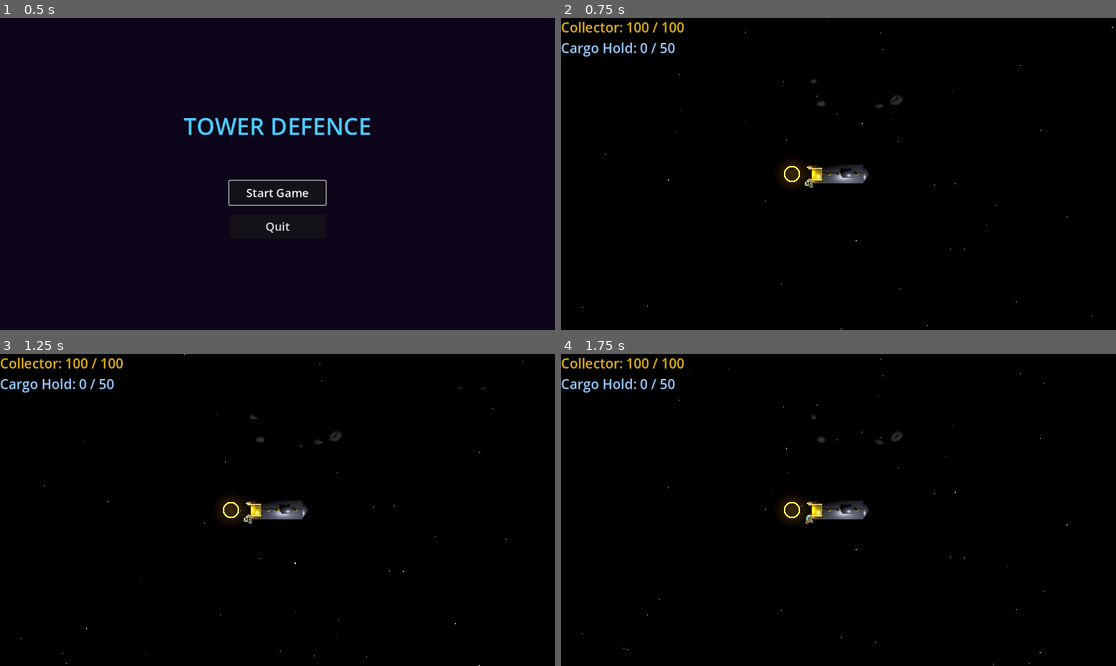
Above: before the commit, frames 1-4 (two rows, left to right).
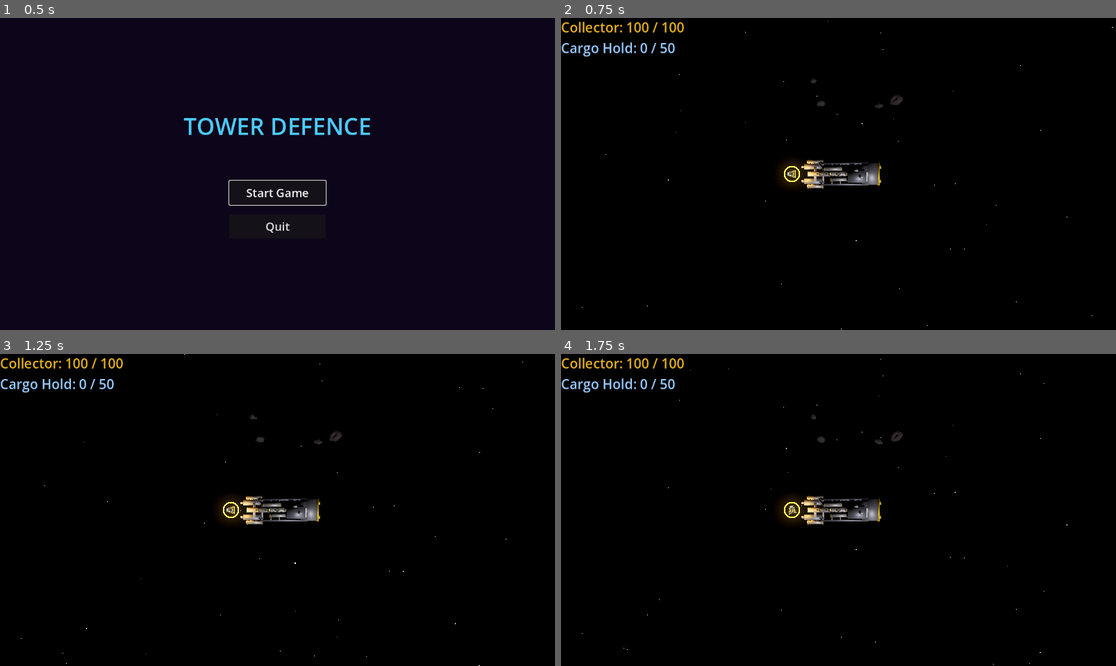
Above: after the commit, the same moments.

Repository: rgjhawkins/towerdefence
Game: Godot game, scene res://main_menu.tscn
Same seed, same stepped clock (60 frames per second), same inputs: the game is played once before the commit and once after it.
Inputs:
- Up to frame 1 (0.5 s): no input
- Up to frame 2 (0.75 s): click "Start Game" at 0.5 s
- Up to frame 3 (1.25 s): no input
- Up to frame 4 (1.75 s): hold D from 1.28 s (still down)

Frame 1 is identical in both runs. In frame 2, 0.9% of the frame differs, in the area x 40-58%, y 45-55%; in frame 3, 0.9%; in frame 4, 0.9%.

Commit message:
Add spotlight turret, industrial mothership model, and platform spawn
- New SpotlightTurret: tracks nearest asteroid, illuminates with SpotLight3D
- Mounted on front underside of collector ship (hardpoint C)
- Regen mothership model with industrial design (I-beam spine, prow, cargo bay skeleton, engine pods)
- Update TurretMount Y positions to 1.5 to match new spine height
- Collector now spawns on the DockingRing platform instead of hardcoded position

Co-Authored-By: Claude Sonnet 4.6 <noreply@anthropic.com>

Diff:
--- a/collector_ship.gd
+++ b/collector_ship.gd
@@ -210,6 +210,12 @@
 	get_node("Ship").add_child(_hardpoint_b)
 	_hardpoint_b.add_child(MachinegunTurret.new())
 
+	# Hardpoint C — spotlight on the front underside
+	var hardpoint_c := Node3D.new()
+	hardpoint_c.position = Vector3(0.0, -0.15, -0.45)
+	get_node("Ship").add_child(hardpoint_c)
+	hardpoint_c.add_child(SpotlightTurret.new())
+
 
 func _process_tractor_beam(delta: float) -> void:
 	var scrap_pieces := get_tree().get_nodes_in_group("scrap")
--- a/game_manager.gd
+++ b/game_manager.gd
@@ -55,6 +55,8 @@
 			var cargo_bay   := mothership.get_node_or_null("CargoBay") as Node3D
 			if landing_pad:
 				collector_ship.parking_bay_node = landing_pad
+				collector_ship.position = landing_pad.global_position
+				collector_ship.rotation.y = mothership.rotation.y
 			if cargo_bay:
 				collector_ship.intake_node = cargo_bay
 
--- a/mining_mothership.tscn
+++ b/mining_mothership.tscn
@@ -10,35 +10,35 @@
 script = ExtResource("1_script")
 
 [node name="TurretMount1" type="Node3D" parent="."]
-position = Vector3(0, 1.05, 3)
+position = Vector3(0, 1.5, 3)
 
 [node name="MachinegunTurret" type="Node3D" parent="TurretMount1"]
 script = ExtResource("2_mg")
 target_range = 15.0
 
 [node name="TurretMount2" type="Node3D" parent="."]
-position = Vector3(0, 1.05, 1.5)
+position = Vector3(0, 1.5, 1.5)
 
 [node name="MachinegunTurret" type="Node3D" parent="TurretMount2"]
 script = ExtResource("2_mg")
 target_range = 15.0
 
 [node name="TurretMount3" type="Node3D" parent="."]
-position = Vector3(0, 1.05, 0)
+position = Vector3(0, 1.5, 0)
 
 [node name="MachinegunTurret" type="Node3D" parent="TurretMount3"]
 script = ExtResource("2_mg")
 target_range = 15.0
 
 [node name="TurretMount4" type="Node3D" parent="."]
-position = Vector3(0, 1.05, -1.5)
+position = Vector3(0, 1.5, -1.5)
 
 [node name="MachinegunTurret" type="Node3D" parent="TurretMount4"]
 script = ExtResource("2_mg")
 target_range = 15.0
 
 [node name="TurretMount5" type="Node3D" parent="."]
-position = Vector3(0, 1.05, -3)
+position = Vector3(0, 1.5, -3)
 
 [node name="MachinegunTurret" type="Node3D" parent="TurretMount5"]
 script = ExtResource("2_mg")
--- /dev/null
+++ b/spotlight_turret.gd
@@ -0,0 +1,180 @@
+class_name SpotlightTurret
+extends "res://collector_turret_base.gd"
+## Underside-mounted industrial searchlight that tracks and illuminates
+## the nearest asteroid within range. No weapons — just light.
+
+@export var target_range: float = 30.0
+@export var tracking_speed: float = 80.0  # Degrees per second
+
+const HOUSING_LENGTH := 0.20  # Metres along -Z from pivot centre
+
+var _pivot: Node3D = null
+var _light: SpotLight3D = null
+var _target: Node3D = null
+
+
+func get_turret_name() -> String:
+	return "Spotlight"
+
+
+func _ready() -> void:
+	_build_mesh()
+
+
+func _update(delta: float) -> void:
+	_acquire_target()
+	if _target and is_instance_valid(_target):
+		_track_target(delta)
+		_light.visible = true
+	else:
+		_light.visible = false
+
+
+func _acquire_target() -> void:
+	var nearest: Node3D = null
+	var nearest_dist := target_range
+	for node in get_tree().get_nodes_in_group("asteroids"):
+		var body := node as Node3D
+		if not body:
+			continue
+		var d := global_position.distance_to(body.global_position)
+		if d < nearest_dist:
+			nearest_dist = d
+			nearest = body
+	_target = nearest
+
+
+func _track_target(delta: float) -> void:
+	if _pivot.global_position.is_equal_approx(_target.global_position):
+		return
+	var cq := _pivot.global_transform.basis.get_rotation_quaternion()
+	var tq := _pivot.global_transform.looking_at(
+		_target.global_position, Vector3.UP
+	).basis.get_rotation_quaternion()
+	var angle_diff := cq.angle_to(tq)
+	if angle_diff < 0.001:
+		return
+	var max_rot := deg_to_rad(tracking_speed) * delta
+	var w := minf(max_rot / angle_diff, 1.0)
+	_pivot.global_transform.basis = Basis(cq.slerp(tq, w))
+
+
+func _build_mesh() -> void:
+	var hull_mat := StandardMaterial3D.new()
+	hull_mat.albedo_color = Color(0.18, 0.18, 0.22)
+	hull_mat.metallic    = 0.75
+	hull_mat.roughness   = 0.40
+
+	var accent_mat := StandardMaterial3D.new()
+	accent_mat.albedo_color              = Color(0.9, 0.75, 0.2, 1.0)
+	accent_mat.metallic                  = 0.6
+	accent_mat.roughness                 = 0.4
+	accent_mat.emission_enabled          = true
+	accent_mat.emission                  = Color(1.0, 0.85, 0.3, 1.0)
+	accent_mat.emission_energy_multiplier = 1.5
+
+	var lens_mat := StandardMaterial3D.new()
+	lens_mat.albedo_color              = Color(0.85, 0.92, 1.0, 1.0)
+	lens_mat.metallic                  = 0.1
+	lens_mat.roughness                 = 0.05
+	lens_mat.emission_enabled          = true
+	lens_mat.emission                  = Color(0.8, 0.9, 1.0)
+	lens_mat.emission_energy_multiplier = 5.0
+
+	# ── Static base (mounts flush to hull underside) ──────────────────────────
+
+	# Outer flange ring
+	var flange_m := CylinderMesh.new()
+	flange_m.top_radius    = 0.11
+	flange_m.bottom_radius = 0.13
+	flange_m.height        = 0.03
+	flange_m.material      = hull_mat
+	var flange_i := MeshInstance3D.new()
+	flange_i.mesh       = flange_m
+	flange_i.position.y = -0.015
+	add_child(flange_i)
+
+	# Yellow accent ring
+	var accent_m := CylinderMesh.new()
+	accent_m.top_radius    = 0.095
+	accent_m.bottom_radius = 0.110
+	accent_m.height        = 0.015
+	accent_m.material      = accent_mat
+	var accent_i := MeshInstance3D.new()
+	accent_i.mesh       = accent_m
+	accent_i.position.y = -0.038
+	add_child(accent_i)
+
+	# Stub column connecting flange to pivot
+	var stub_m := CylinderMesh.new()
+	stub_m.top_radius    = 0.048
+	stub_m.bottom_radius = 0.048
+	stub_m.height        = 0.07
+	stub_m.material      = hull_mat
+	var stub_i := MeshInstance3D.new()
+	stub_i.mesh       = stub_m
+	stub_i.position.y = -0.08
+	add_child(stub_i)
+
+	# ── Pivot (rotates to track target) ──────────────────────────────────────
+
+	_pivot = Node3D.new()
+	_pivot.position.y = -0.115
+	add_child(_pivot)
+
+	# Swivel ball joint at pivot origin
+	var ball_m := SphereMesh.new()
+	ball_m.radius   = 0.052
+	ball_m.height   = 0.104
+	ball_m.material = hull_mat
+	var ball_i := MeshInstance3D.new()
+	ball_i.mesh = ball_m
+	_pivot.add_child(ball_i)
+
+	# Housing body — cylinder along -Z
+	var housing_m := CylinderMesh.new()
+	housing_m.top_radius    = 0.052
+	housing_m.bottom_radius = 0.060
+	housing_m.height        = HOUSING_LENGTH
+	housing_m.material      = hull_mat
+	var housing_i := MeshInstance3D.new()
+	housing_i.mesh       = housing_m
+	housing_i.rotation.x = PI / 2.0
+	housing_i.position.z = -HOUSING_LENGTH * 0.5
+	_pivot.add_child(housing_i)
+
+	# Wide lens shroud at the front tip
+	var shroud_m := CylinderMesh.new()
+	shroud_m.top_radius    = 0.075
+	shroud_m.bottom_radius = 0.065
+	shroud_m.height        = 0.028
+	shroud_m.material      = hull_mat
+	var shroud_i := MeshInstance3D.new()
+	shroud_i.mesh       = shroud_m
+	shroud_i.rotation.x = PI / 2.0
+	shroud_i.position.z = -HOUSING_LENGTH - 0.014
+	_pivot.add_child(shroud_i)
+
+	# Glowing lens disc
+	var lens_m := CylinderMesh.new()
+	lens_m.top_radius    = 0.058
+	lens_m.bottom_radius = 0.058
+	lens_m.height        = 0.008
+	lens_m.material      = lens_mat
+	var lens_i := MeshInstance3D.new()
+	lens_i.mesh       = lens_m
+	lens_i.rotation.x = PI / 2.0
+	lens_i.position.z = -HOUSING_LENGTH - 0.004
+	_pivot.add_child(lens_i)
+
+	# ── SpotLight3D ───────────────────────────────────────────────────────────
+
+	_light = SpotLight3D.new()
+	_light.position.z               = -HOUSING_LENGTH - 0.03
+	_light.spot_range               = 28.0
+	_light.spot_angle               = 10.0
+	_light.spot_angle_attenuation   = 0.5
+	_light.light_color              = Color(0.90, 0.95, 1.0)
+	_light.light_energy             = 5.0
+	_light.shadow_enabled           = true
+	_pivot.add_child(_light)
Binary file changed: assets/mothership/mothership.glb
Not shown, added: spotlight_turret.gd.uid
Not shown, changed: assets/gen_mothership.py
